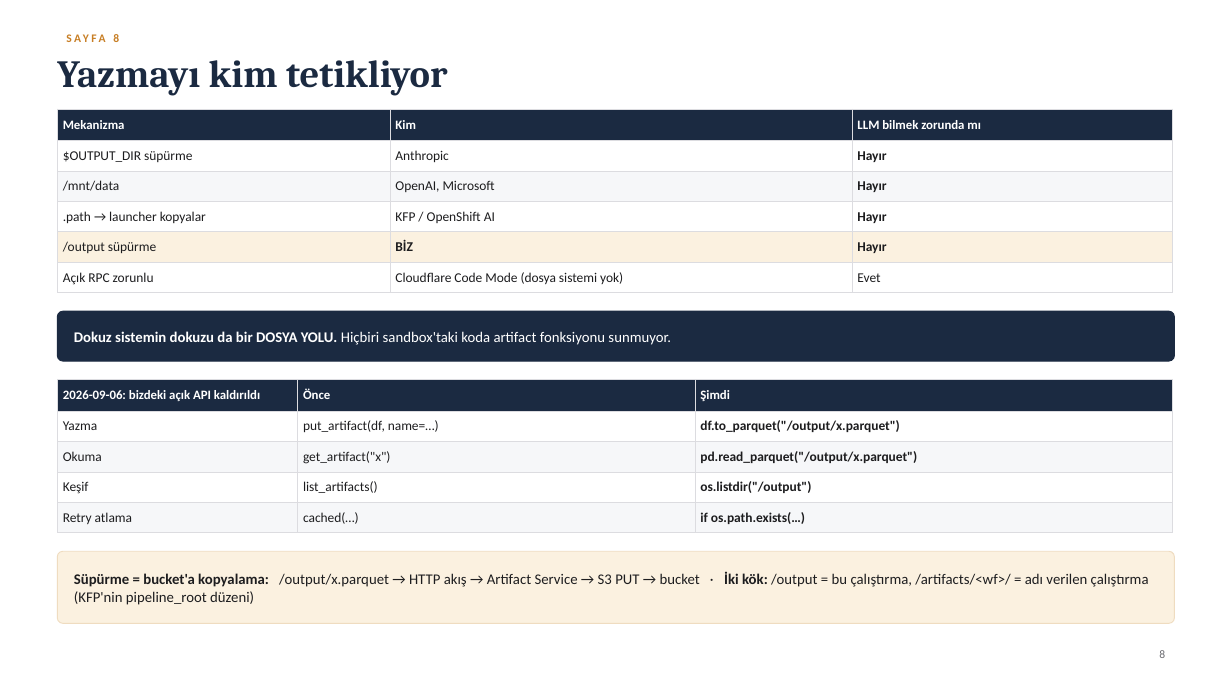
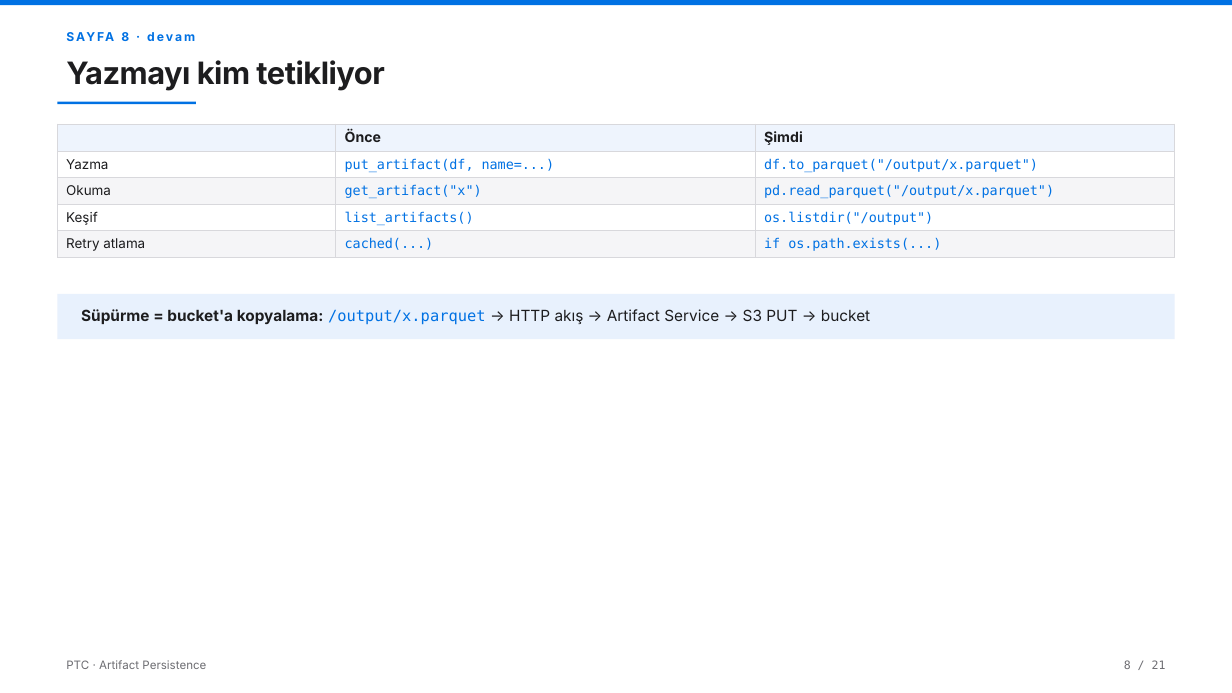
Before and after one commit to AltanReisoglu/Data-Science-Reports, a slide deck: slide 11 of ptc_art/PTC_Sunum_Karsilastirma.pptx (slide 9 before the commit). Drawn at 1232x693 pixels with LibreOffice and Linux fonts; fonts in the diff are those of the drawing. Boxes give left, top, right and bottom in pixels: in the first picture for what was removed or moved away, otherwise in the second. Text is boxed around its words. In the diff, an @@ line names an element or a change of style, - is before the commit and + after.

```diff
--- a/ptc_art/PTC_Sunum_Karsilastirma.pptx
+++ b/ptc_art/PTC_Sunum_Karsilastirma.pptx
@@ rectangle added at (x1=0, y1=0, x2=1232, y2=6), fill #0071E3 @@
@@ text "Yazmayı kim tetikliyor" at (x1=66, y1=60, x2=384, y2=91): size 30 to 24 pt, font Cambria to Inter, text colour #1B2A41 to #1D1D1F, letter spacing 0 to -0.4 pt @@
@@ text at (x1=121, y1=32, x2=129, y2=41): text changed; size 9 to 9.5 pt; font Calibri to Inter; text colour #C87F26 to #0071E3 @@
-SAYFA 8
+SAYFA 8 · devam
@@ table removed at (x1=57, y1=109, x2=1173, y2=289), 6 rows, 3 columns @@
-Mekanizma | Kim | LLM bilmek zorunda mı
-$OUTPUT_DIR süpürme | Anthropic | Hayır
-/mnt/data | OpenAI, Microsoft | Hayır
-.path → launcher kopyalar | KFP / OpenShift AI | Hayır
-/output süpürme | BİZ | Hayır
-Açık RPC zorunlu | Cloudflare Code Mode (dosya sistemi yok) | Evet
@@ rectangle added at (x1=57, y1=102, x2=196, y2=104), fill #0071E3 @@
@@ table at (x1=57, y1=124, x2=1175, y2=255) @@
-row 1, column 1: 2026-09-06: bizdeki açık API kaldırıldı
+row 1, column 1: 
-row 2, column 2: put_artifact(df, name=…)
+row 2, column 2: put_artifact(df, name=...)
-row 5, column 2: cached(…)
+row 5, column 2: cached(...)
-row 5, column 3: if os.path.exists(…)
+row 5, column 3: if os.path.exists(...)
@@ fill #1B2A41 to #EEF4FD in row 1 @@
@@ fill #F6F7F9 to #F5F5F7 in 6 cells @@
@@ size 10 to 11 pt, text colour #FFFFFF to #1D1D1F in "Önce", "Şimdi" @@
@@ font Calibri to Inter in "Önce", "Şimdi", "Yazma", "Okuma" and 2 more places @@
@@ font Calibri to DejaVu Sans Mono, text colour #1D1D1F to #0071E3 in "df.to_parquet("/output/x.parquet")", "get_artifact("x")", "pd.read_parquet("/output/x.parquet")", "list_artifacts()" and 1 more places @@
@@ bold off in "df.to_parquet("/output/x.parquet")", "pd.read_parquet("/output/x.parquet")", "os.listdir("/output")" @@
@@ borders changed @@
@@ table resized from (x1=57, y1=380, x2=1173, y2=528) to (x1=57, y1=124, x2=1175, y2=255) @@
@@ rectangle added at (x1=57, y1=294, x2=1175, y2=339), fill #E8F1FD @@
@@ rounded rectangle removed at (x1=57, y1=311, x2=1175, y2=361) @@
@@ text at (x1=81, y1=309, x2=870, y2=325): text changed; size 11.5 to 12 pt; font Calibri to Inter @@
-Süpürme = bucket'a kopyalama: /output/x.parquet → HTTP akış → Artifact Service → S3 PUT → bucket · İki kök: /output = bu çalıştırma, /artifacts/<wf>/ = adı verilen çalıştırma (KFP'nin pipeline_root düzeni)
+Süpürme = bucket'a kopyalama: /output/x.parquet → HTTP akış → Artifact Service → S3 PUT → bucket
@@ text removed at (x1=74, y1=331, x2=671, y2=345) @@
-Dokuz sistemin dokuzu da bir DOSYA YOLU. Hiçbiri sandbox'taki koda artifact fonksiyonu sunmuyor.
@@ rounded rectangle removed at (x1=57, y1=552, x2=1175, y2=624) @@
@@ text added at (x1=66, y1=660, x2=206, y2=669), 9 pt, text #6E6E73 @@
+PTC · Artifact Persistence
@@ text at (x1=1124, y1=660, x2=1166, y2=669): text changed; font Calibri to DejaVu Sans Mono @@
-8
+8 / 21
```
Also in this commit, not shown: 15 other slides changed, 12 slides added, 1 slide removed, 2 other files.
